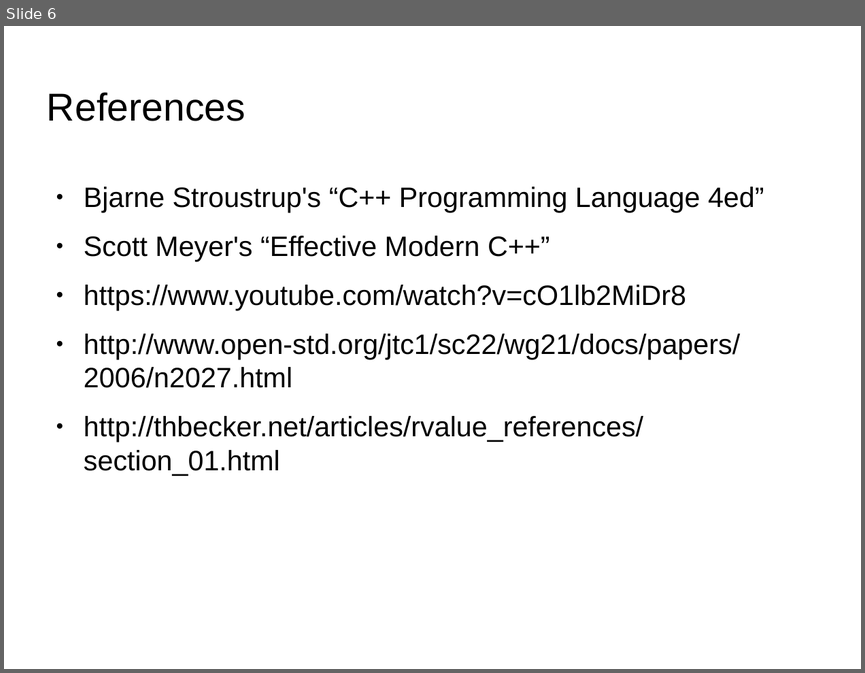
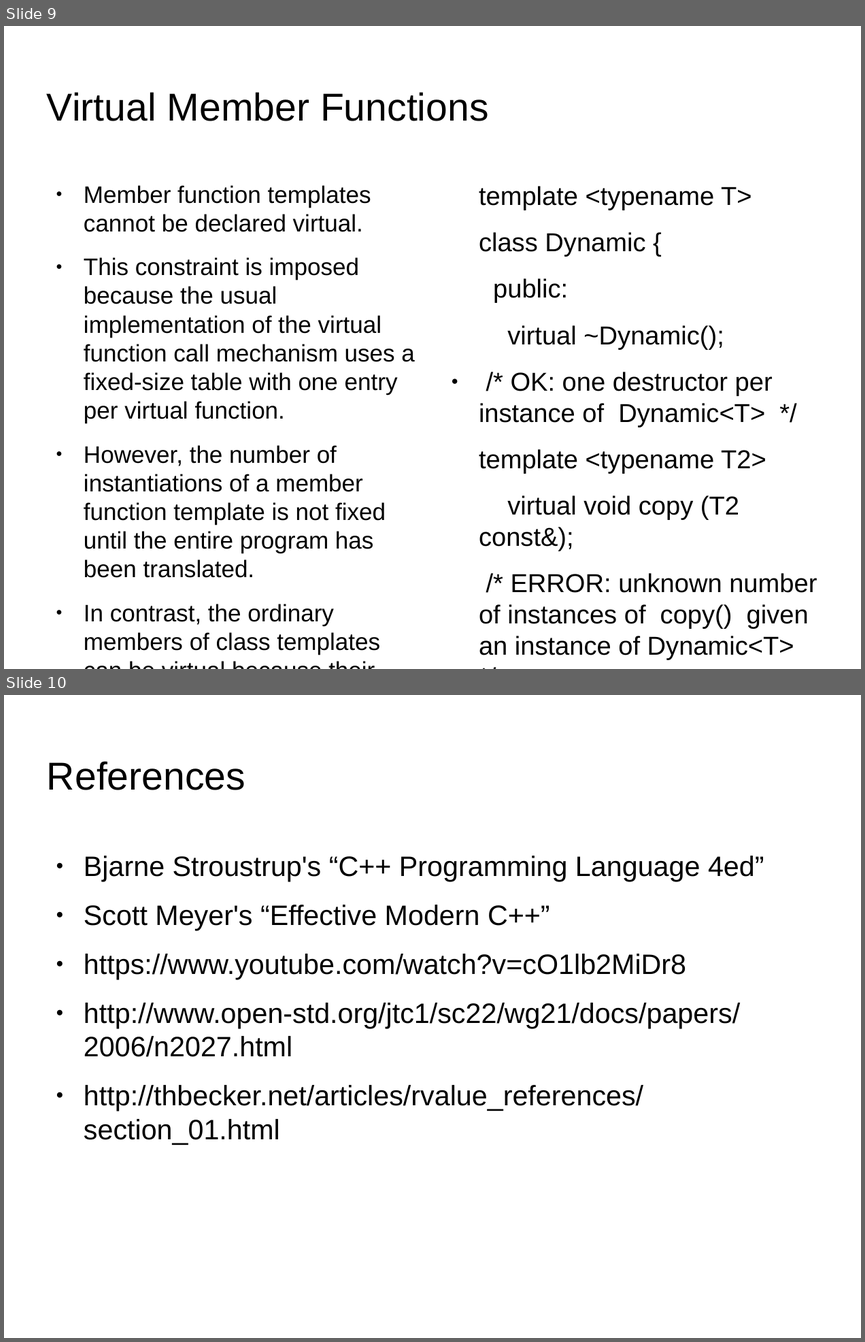
Before and after one commit to kks32/cpp-software-development, a slide deck: Ex_17_RTTI_Metaprogramming_Traits/Ex_17_RTTI_Metaprogramming_Traits.odp. Shown one above the other, each under a label of ours: slide 6 before the commit, slides 9 and 10 after it. The pictures are 865x673 and 865x1342 pixels, drawn with LibreOffice and Linux fonts; fonts in the diff are those of the drawing; background and template pictures are left out. Boxes give left, top, right and bottom in pixels: in the first picture for what was removed or moved away, otherwise in the second. Text is boxed around its words. In the diff, an @@ line names an element or a change of style, - is before the commit and + after.

Commit message:
Templates

```diff
--- a/Ex_17_RTTI_Metaprogramming_Traits/Ex_17_RTTI_Metaprogramming_Traits.odp
+++ b/Ex_17_RTTI_Metaprogramming_Traits/Ex_17_RTTI_Metaprogramming_Traits.odp
@@ slide 9 added at <box>4,26,861,669</box>, background picture (left out) @@
@@ title added at <box>47,92,489,121</box>, 36 pt, text #000000 @@
+Virtual Member Functions
@@ text added at <box>84,185,415,654</box>, 22.1 pt, text #000000 @@
+● Member function templates cannot be declared virtual.
+● This constraint is imposed because the usual implementation of the virtual function call mechanism uses a fixed-size table with one entry per virtual function.
+● However, the number of instantiations of a member function template is not fixed until the entire program has been translated.
+● In contrast, the ordinary members of class templates can be virtual because their number is fixed when a class is instantiated:
@@ text added at <box>479,186,817,660</box>, 24.1 pt, text #000000 @@
+template <typename T>
+class Dynamic {
+public:
+virtual ~Dynamic();
+● /* OK: one destructor per instance of Dynamic<T> */
+template <typename T2>
+virtual void copy (T2 const&);
+/* ERROR: unknown number of instances of copy() given an instance of Dynamic<T> */
+● };
@@ what was slide 6 is now slide 10 @@
```
Also in this commit, not shown: 3 other slides added, 2 other files.
